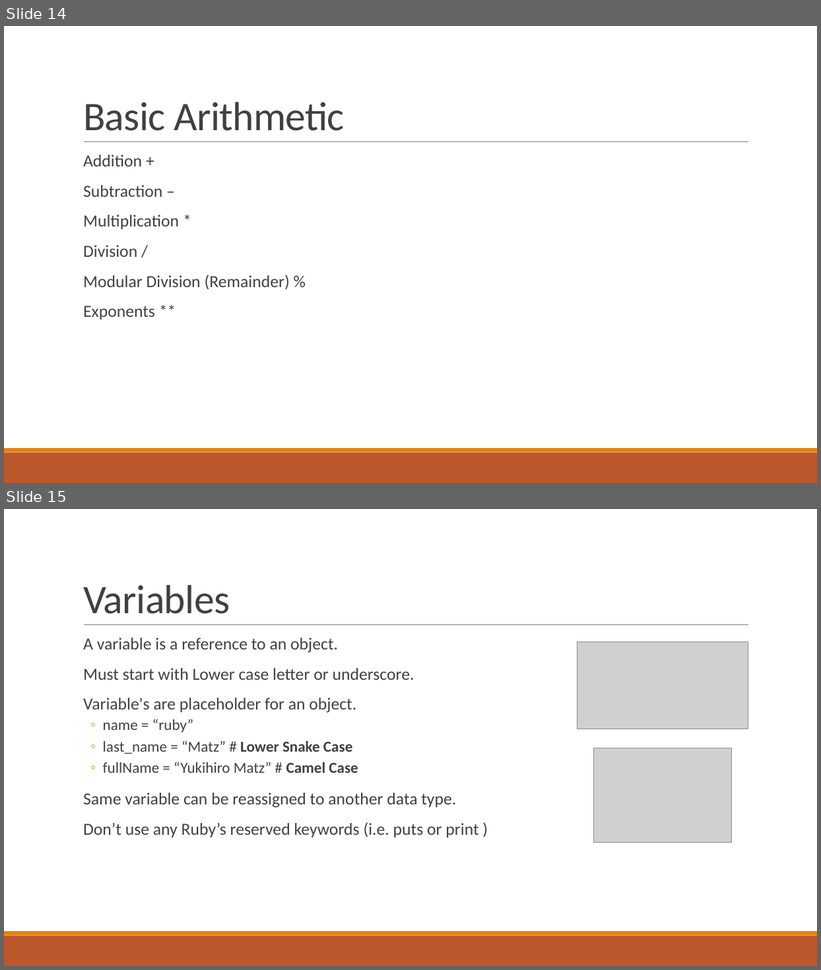
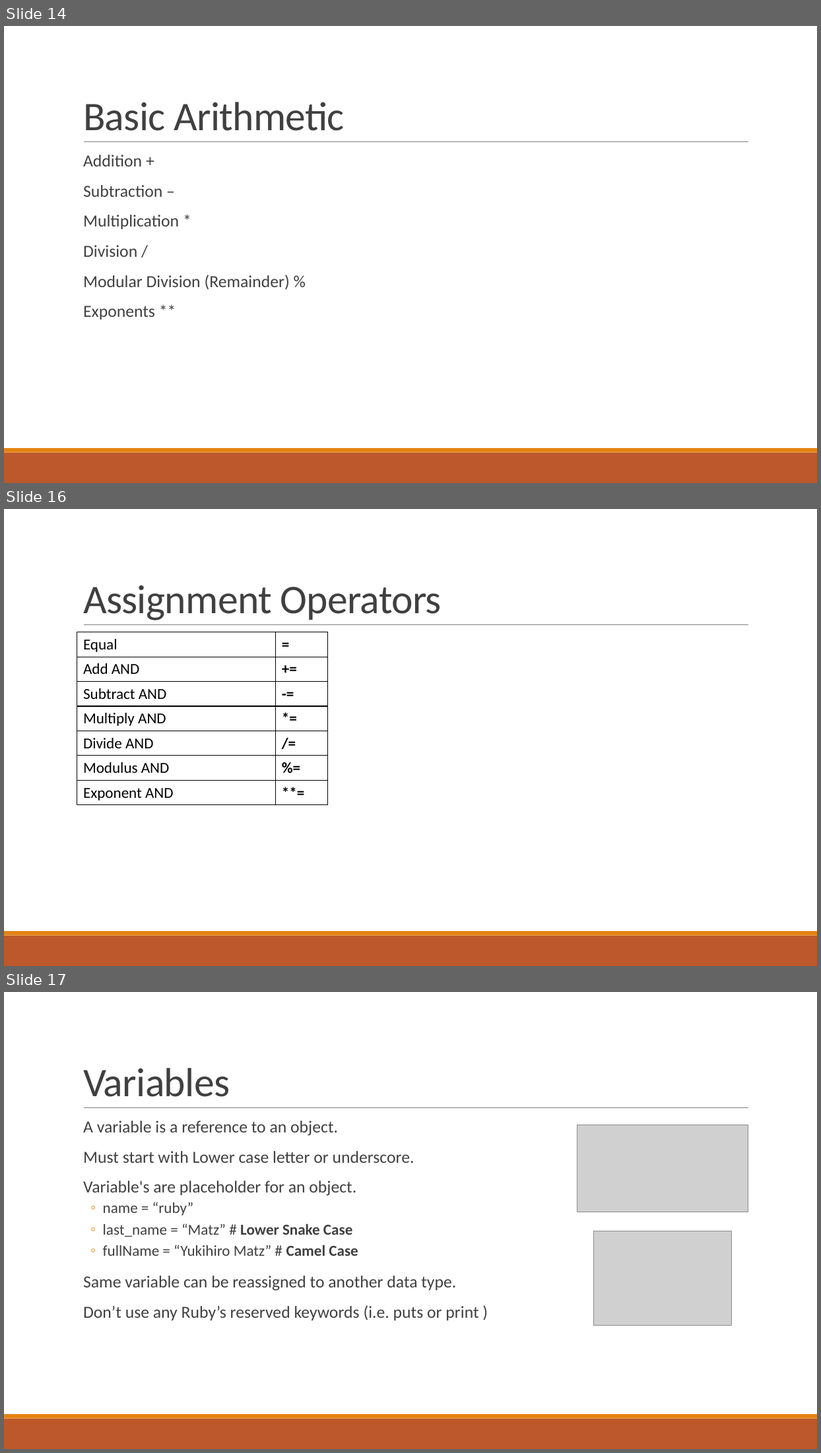
Before and after one commit to pawan9489/TeachingRuby, a slide deck: Session1-Intro.pptx. Shown one above the other, each under a label of ours: slides 14 and 15 before the commit, slides 14, 16 and 17 after it; the slides between them are not shown. The pictures are 821x970 and 821x1453 pixels, drawn with LibreOffice and Linux fonts; fonts in the diff are those of the drawing; grey boxes stand for pictures. Boxes give left, top, right and bottom in pixels: in the first picture for what was removed or moved away, otherwise in the second. Text is boxed around its words. In the diff, an @@ line names an element or a change of style, - is before the commit and + after.

```diff
--- a/Session1-Intro.pptx
+++ b/Session1-Intro.pptx
@@ slide 16 added at box(4, 509, 817, 966), background #FFFFFF; not listed: 3 template elements that a slide beside it also shows @@
@@ title added at box(83, 585, 442, 621), 48 pt, text #404040 @@
+Assignment Operators
@@ table added at box(77, 632, 328, 805), 7 rows, 2 columns @@
+Equal | =
+Add AND | +=
+Subtract AND | -=
+Multiply AND | *=
+Divide AND | /=
+Modulus AND | %=
+Exponent AND | **=
@@ what was slide 15 is now slide 17 @@
```
Also in this commit, not shown: 4 slides changed, 1 other slide added, 6 other files.
